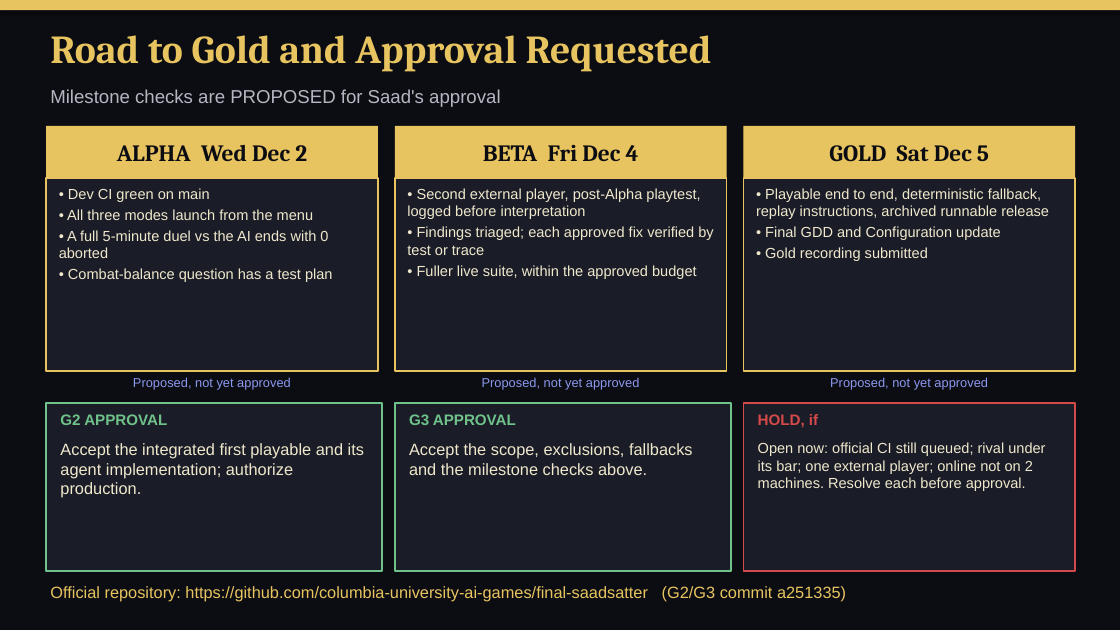
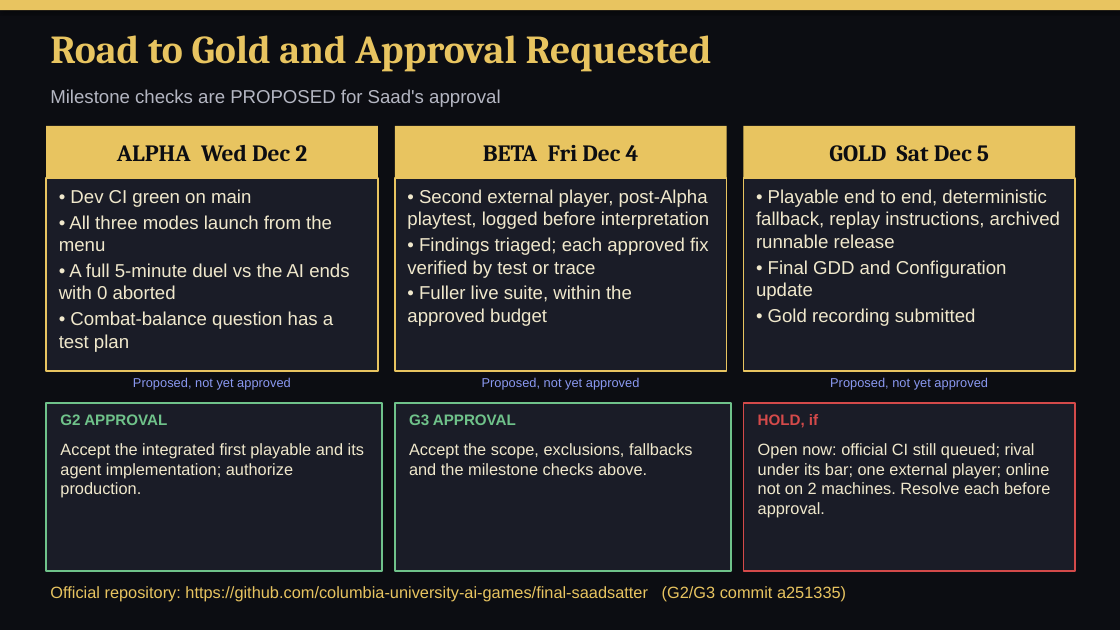
Before and after one commit to SaadSatter/princeofpersia_reconstruction, a slide deck: slide 7 of presentation/out/ShadowMasque-G2G3.pptx. Drawn at 1120x630 pixels with LibreOffice and Linux fonts; fonts in the diff are those of the drawing. Boxes give left, top, right and bottom in pixels: in the first picture for what was removed or moved away, otherwise in the second. Text is boxed around its words. In the diff, an @@ line names an element or a change of style, - is before the commit and + after.

```diff
--- a/presentation/out/ShadowMasque-G2G3.pptx
+++ b/presentation/out/ShadowMasque-G2G3.pptx
@@ size 12.5 to 16 pt in 3 elements at (59,189,349,352), (407,189,710,326), (756,189,1060,326) @@
@@ text "Open now: official CI still ..." at (758,443,1050,518): size 12.5 to 14 pt @@
```
Also in this commit, not shown: 3 other slides changed, 12 other files.
